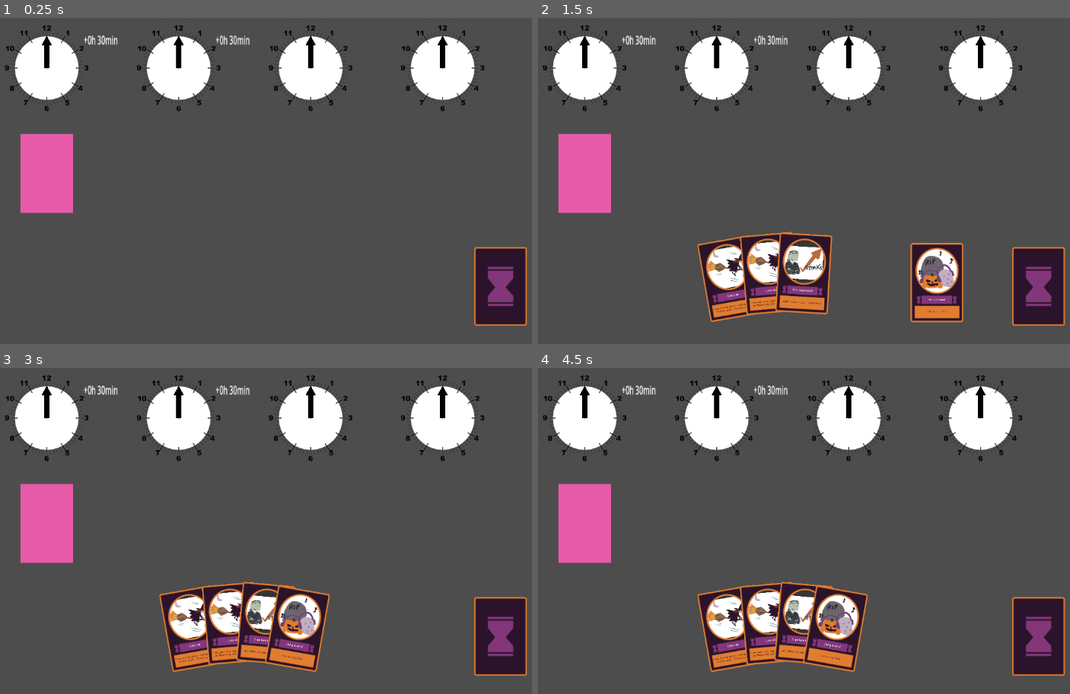
Above: before the commit, frames 1-4 (two rows, left to right).
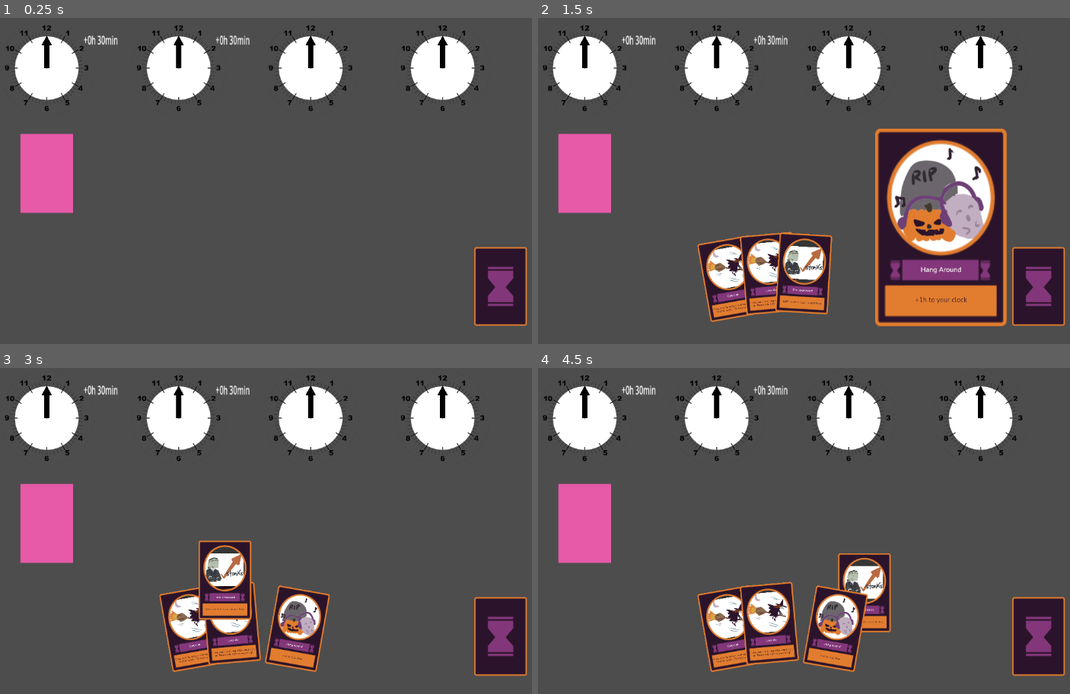
Above: after the commit, the same moments.

Repository: jaoc1811/card-game-jam
Game: Godot game, scene res://scenes/game.tscn
The game is run twice, just before and just after one commit, with the same random seed, the same clock (stepped at 60 frames per second) and the same inputs.
Inputs (mouse positions are in pixels of both pictures, inside the frame that each line leads up to):
- Up to frame 1 (0.25 s): no input
- Up to frame 2 (1.5 s): click (1038, 285) at 0.52 s; click (1038, 285) at 1.27 s
- Up to frame 3 (3 s): click (500, 635) at 2.02 s; tap Enter at 2.75 s; move the mouse to (377, 504) at 2.77 s; tap F at 2.85 s
- Up to frame 4 (4.5 s): tap Space at 3.5 s; move the mouse to (660, 540) at 3.52 s; tap F at 3.6, 4.35 s; tap Enter at 4.25 s; move the mouse to (841, 449) at 4.27 s

The runs differ from the first frame. In frame 2, 14% of the frame differs, in the area x 63-89%, y 33-95%; in frame 3, 3.0%; in frame 4, 2.8%.

Commit message:
feat: can hover played cards

Diff:
--- a/scenes/game.tscn
+++ b/scenes/game.tscn
@@ -4,12 +4,12 @@
 [ext_resource type="Script" path="res://scripts/game_manager.gd" id="1_a25bm"]
 [ext_resource type="Script" path="res://scripts/hand.gd" id="2_s7kpw"]
 [ext_resource type="AudioStream" uid="uid://bxfbx3bmv78qj" path="res://sounds/card.ogg" id="3_342hj"]
-[ext_resource type="PackedScene" uid="uid://b4fxyppywr8fx" path="res://scenes/card.tscn" id="3_dlhyx"]
 [ext_resource type="AudioStream" uid="uid://dm4bwtlk67qsb" path="res://sounds/deal_card.wav" id="3_s3hhl"]
 [ext_resource type="Script" path="res://scripts/player.gd" id="4_oiryx"]
 [ext_resource type="AudioStream" uid="uid://iqdglvwgqth2" path="res://sounds/button.ogg" id="4_oiydg"]
 [ext_resource type="PackedScene" uid="uid://cwlhuox3mc4k" path="res://scenes/clock.tscn" id="5_0bued"]
 [ext_resource type="Texture2D" uid="uid://idpwchlq8a0s" path="res://sprites/cards/catch_up_card.png" id="5_68dyi"]
+[ext_resource type="Texture2D" uid="uid://bq86ja46lpgjs" path="res://sprites/cards/back.png" id="6_5yhxc"]
 
 [node name="Game" type="Node2D"]
 
@@ -95,8 +95,10 @@
 [node name="Deck" type="Node2D" parent="."]
 position = Vector2(97, 43)
 
-[node name="Card" parent="Deck" instance=ExtResource("3_dlhyx")]
-z_index = -1
+[node name="Card back" type="Sprite2D" parent="Deck"]
+position = Vector2(-2.85251e-07, -2.38419e-07)
+scale = Vector2(0.143, 0.153)
+texture = ExtResource("6_5yhxc")
 
 [node name="StartTurnPosition" type="Node2D" parent="."]
 position = Vector2(140, 0)
--- a/scripts/card.gd
+++ b/scripts/card.gd
@@ -57,9 +57,8 @@
 
 
 func _on_button_mouse_entered() -> void:
-	if is_draggable:
-		game_manager.hovering_card_index = get_parent().cards.find(self)
-		is_hovering = true
+	is_hovering = true
+	game_manager.hovering_card_index = get_parent().cards.find(self)
 
 
 func _on_button_mouse_exited() -> void:
